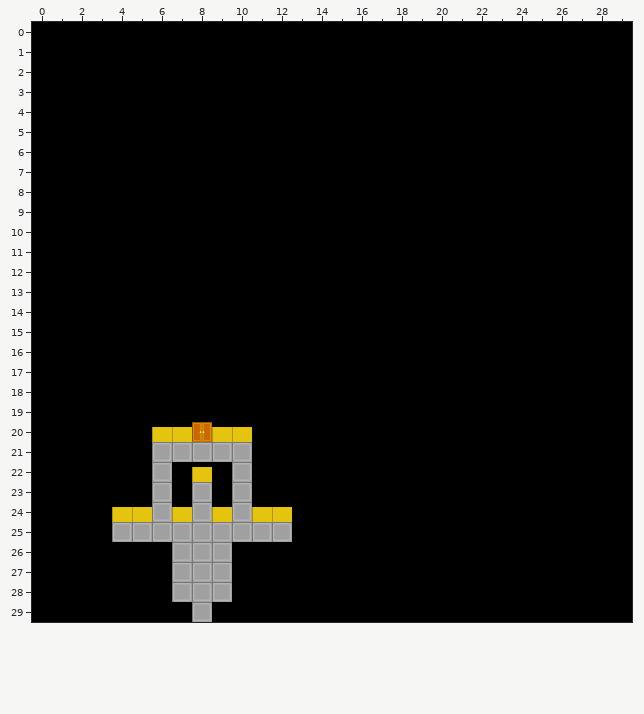
Tiled map, stored at gameTest/Resources/res/map/map16.tmx. The first picture shows the starting point.
Cells are 64x64 px. Shown: x 0..29, y 0..29.
New version:
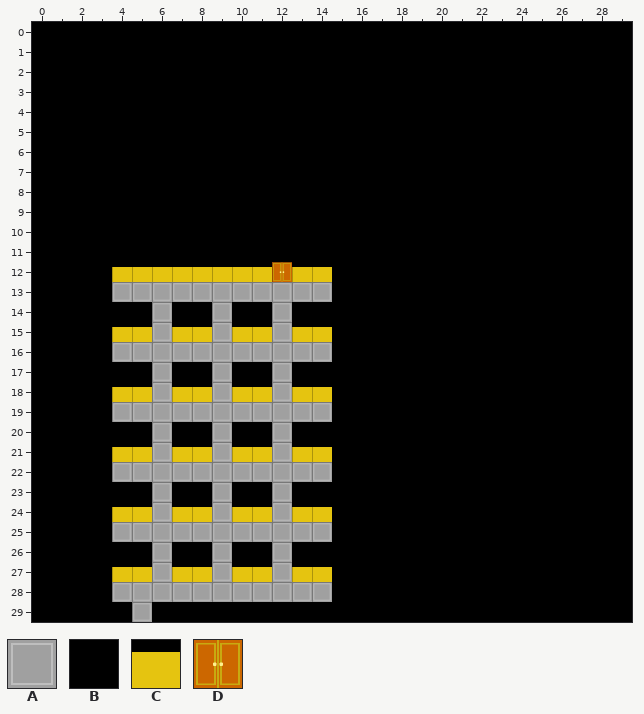
Key: from "tileset_basic": A 0, B 1, C 2, D 3.
_ is an empty cell.
Diff:
{"where": "layer \"MAP\""}
{"y":12,"x":4,"old":"BBBBBBBBBBB","new":"CCCCCCCCDCC"}
{"y":13,"x":4,"old":"BBBBBBBBBBB","new":"AAAAAAAAAAA"}
{"y":14,"x":6,"old":"B","new":"A"}
{"y":14,"x":9,"old":"B","new":"A"}
{"y":14,"x":12,"old":"B","new":"A"}
{"y":15,"x":4,"old":"BBBBBBBBBBB","new":"CCACCACCACC"}
{"y":16,"x":4,"old":"BBBBBBBBBBB","new":"AAAAAAAAAAA"}
{"y":17,"x":6,"old":"B","new":"A"}
{"y":17,"x":9,"old":"B","new":"A"}
{"y":17,"x":12,"old":"B","new":"A"}
{"y":18,"x":4,"old":"BBBBBBBBBBB","new":"CCACCACCACC"}
{"y":19,"x":4,"old":"BBBBBBBBBBB","new":"AAAAAAAAAAA"}
{"y":20,"x":6,"old":"CCDCC","new":"ABBAB"}
{"y":20,"x":12,"old":"B","new":"A"}
{"y":21,"x":4,"old":"BB","new":"CC"}
{"y":21,"x":7,"old":"AA","new":"CC"}
{"y":21,"x":10,"old":"ABBBB","new":"CCACC"}
{"y":22,"x":4,"old":"BB","new":"AA"}
{"y":22,"x":7,"old":"BCB","new":"AAA"}
{"y":22,"x":11,"old":"BBBB","new":"AAAA"}
{"y":23,"x":8,"old":"ABA","new":"BAB"}
{"y":23,"x":12,"old":"B","new":"A"}
{"y":24,"x":8,"old":"ACA","new":"CAC"}
{"y":24,"x":12,"old":"CBB","new":"ACC"}
{"y":25,"x":13,"old":"BB","new":"AA"}
{"y":26,"x":6,"old":"BAA","new":"ABB"}
{"y":26,"x":12,"old":"B","new":"A"}
{"y":27,"x":4,"old":"BBBAA","new":"CCACC"}
{"y":27,"x":10,"old":"BBBBB","new":"CCACC"}
{"y":28,"x":4,"old":"BBB","new":"AAA"}
{"y":28,"x":10,"old":"BBBBB","new":"AAAAA"}
{"y":29,"x":5,"old":"B","new":"A"}
{"y":29,"x":8,"old":"A","new":"B"}
{"label":"changed","picture_box":[112,262,332,622]}
